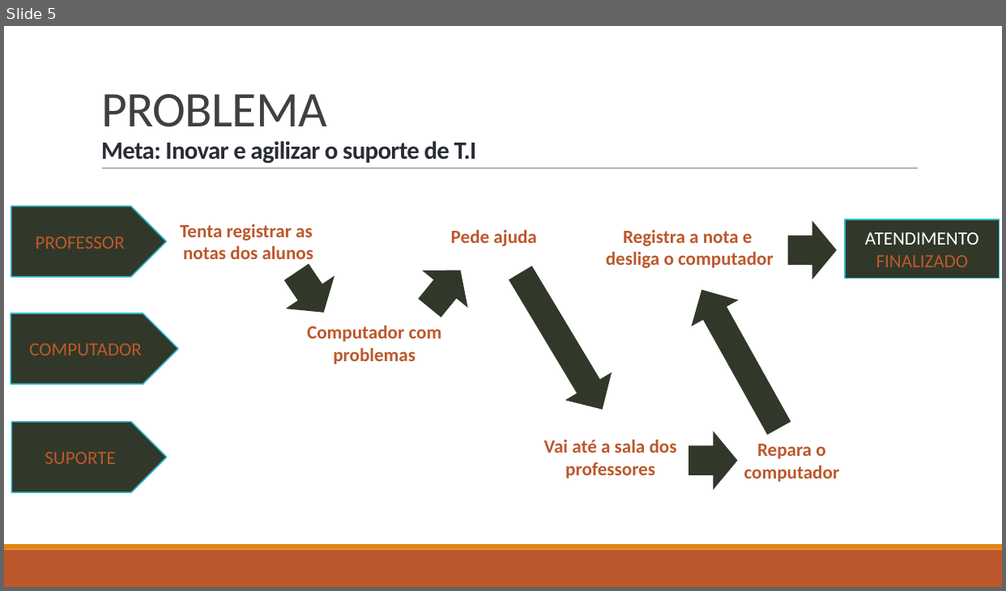
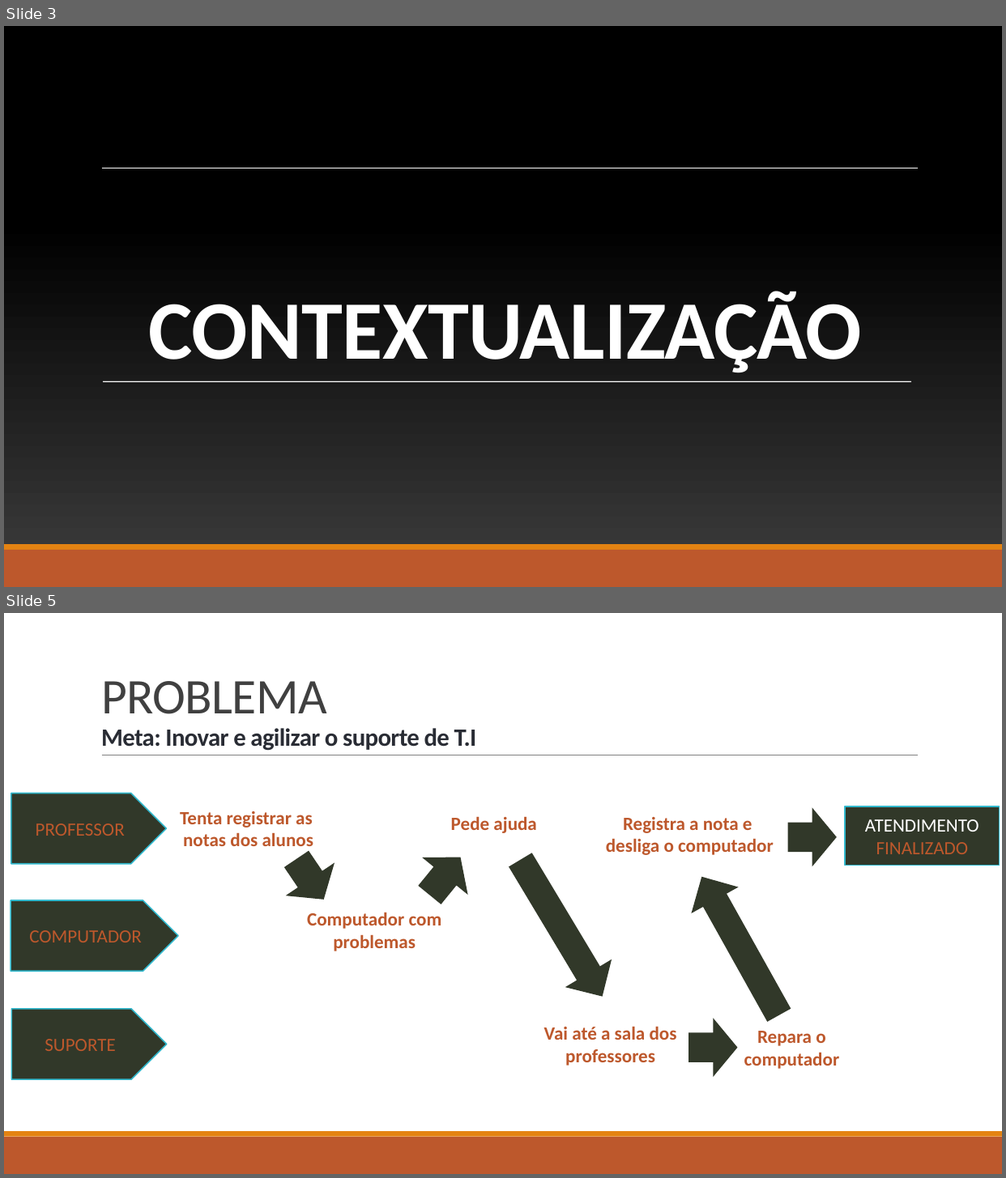
Before and after one commit to BandTec/grupo-05-adsa-20201, a slide deck: Apresentação Sprint 1.pptx. Shown one above the other, each under a label of ours: slide 5 before the commit, slides 3 and 5 after it; the slides between them are not shown. The pictures are 1006x591 and 1006x1178 pixels, drawn with LibreOffice and Linux fonts; fonts in the diff are those of the drawing; background and template pictures are left out. Boxes give left, top, right and bottom in pixels: in the first picture for what was removed or moved away, otherwise in the second. Text is boxed around its words. In the diff, an @@ line names an element or a change of style, - is before the commit and + after.

```diff
--- a/Apresentação Sprint 1.pptx
+++ b/Apresentação Sprint 1.pptx
@@ slide 3 added at [4, 26, 1002, 587], background picture (left out) @@
@@ line added from (102, 169) to (918, 169), #FFFFFF 0.5 pt @@
@@ title added at [149, 291, 863, 373], 80 pt, text #FFFFFF, bold @@
+CONTEXTUALIZAÇÃO
@@ line added from (103, 382) to (911, 382), #FFFFFF 0.5 pt @@
@@ line added from (103, 382) to (911, 382), #FFFFFF 0.5 pt @@
@@ rectangle added at [4, 544, 1002, 550], fill #E48312 @@
@@ rectangle added at [4, 550, 1002, 587], fill #BD582C @@
```
Also in this commit, not shown: 14 slides changed, 1 other slide added, 1 slide removed.
